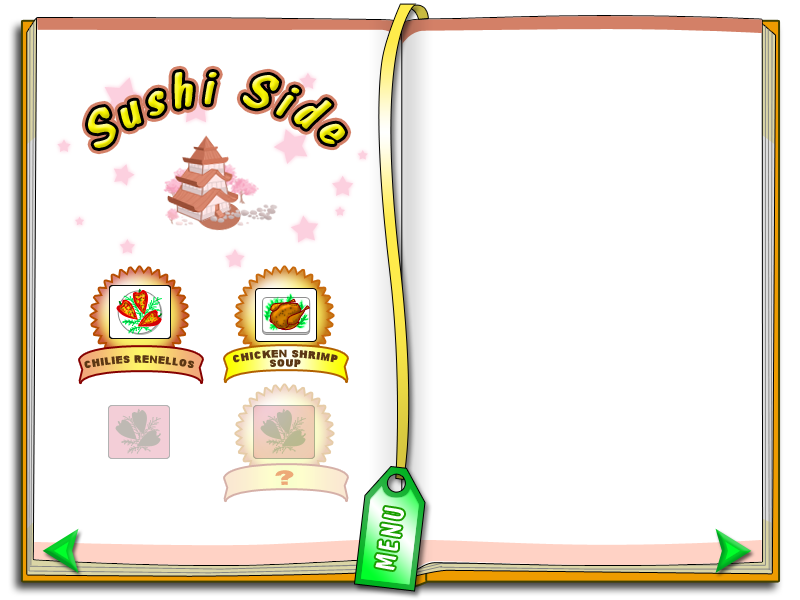
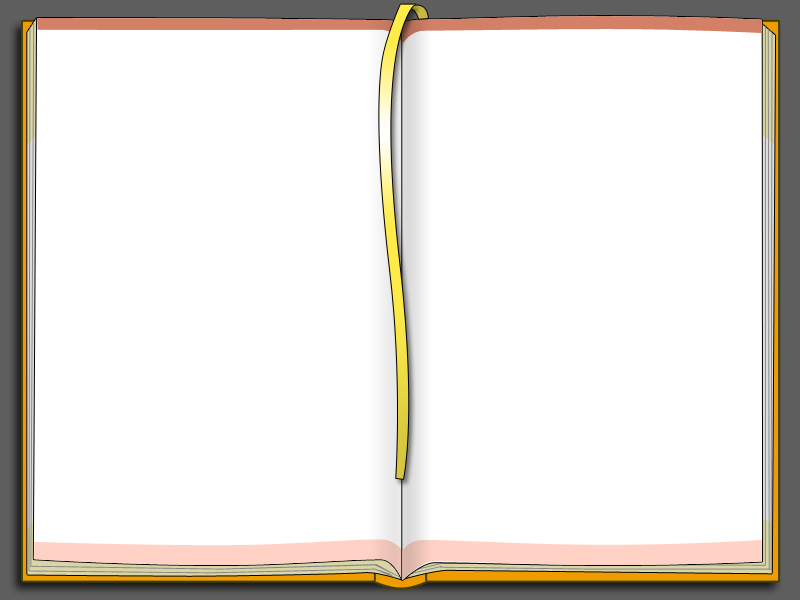
Comparing the layer stacks of the two 800x600 images. Changes:
hid group "arrows" (4 layers) over [42,511,752,573]
hid "MENU" over [375,507,404,570]
hid "Фигура 14" over [353,466,426,592]
hid group "ресторан" (17 layers) over [44,12,368,268]
hid group "рецепты" (13 layers) over [80,267,349,503]
showed "Фигура 1" over [0,0,800,600]
